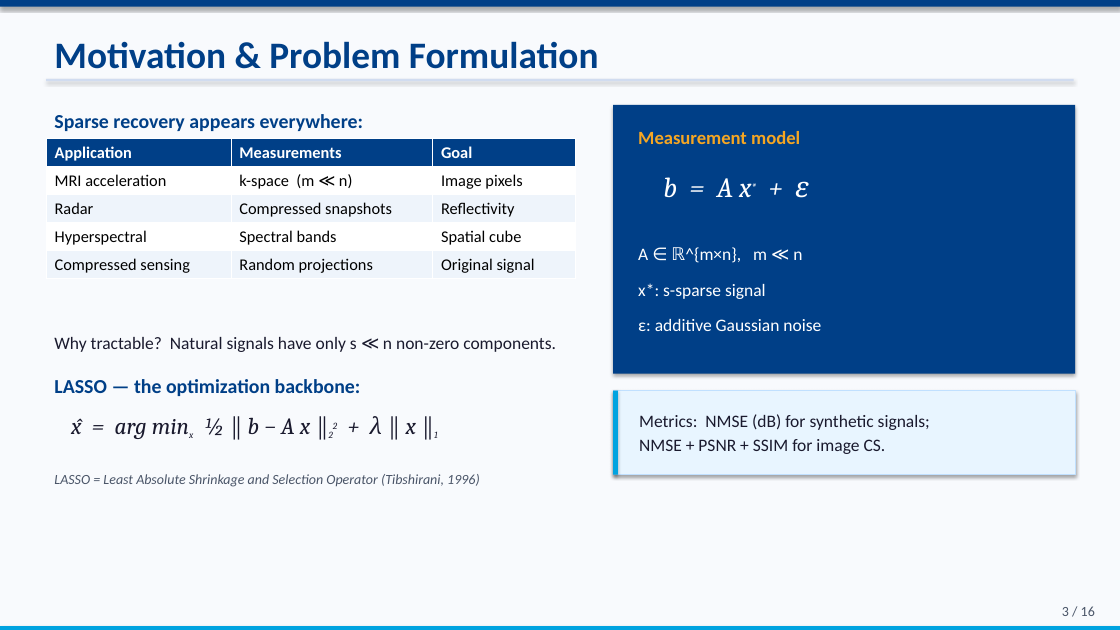
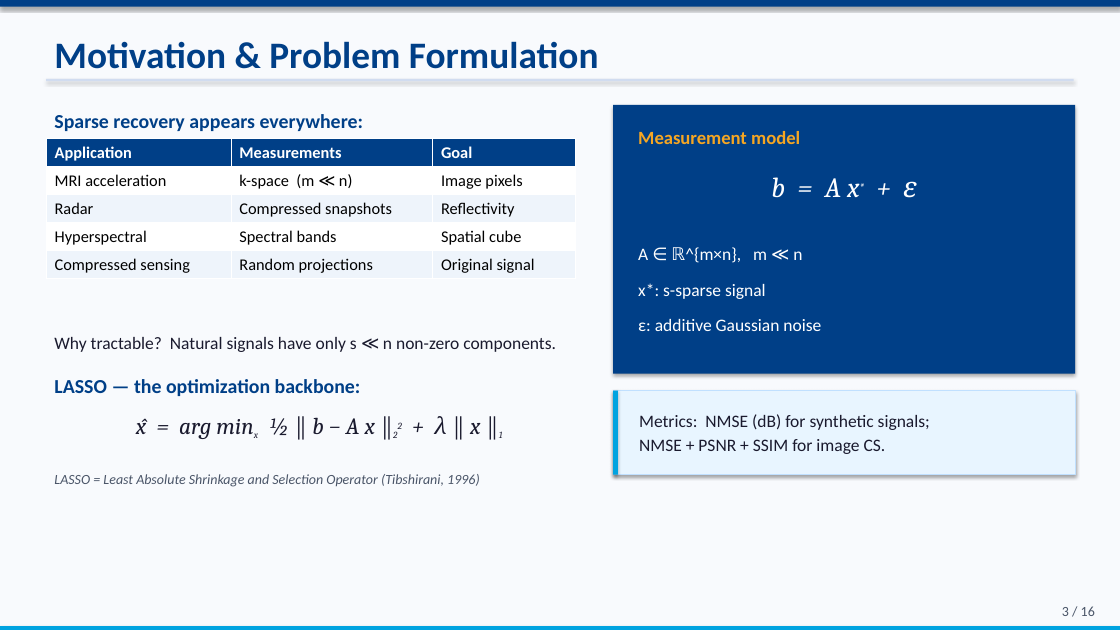
Before and after one commit to ThEpiCake/hyperlista-mbdl, a slide deck: slide 3 of submission/MBDL_Seminar_Presentation.pptx. Drawn at 1120x630 pixels with LibreOffice and Linux fonts; fonts in the diff are those of the drawing. Boxes give left, top, right and bottom in pixels: in the first picture for what was removed or moved away, otherwise in the second. Text is boxed around its words. In the diff, an @@ line names an element or a change of style, - is before the commit and + after.

```diff
--- a/submission/MBDL_Seminar_Presentation.pptx
+++ b/submission/MBDL_Seminar_Presentation.pptx
@@ text "b = A x* + ..." at <box>771,177,917,198</box>: alignment left to centre @@
@@ text "b = A x* + ...": place and size @@
-text "b = A x* + ..." at <box>663,177,809,198</box>
+text "b = A x* + ..." at <box>771,177,917,198</box>
@@ text "x̂ = arg minx ½ ...": place and size @@
-text "x̂ = arg minx ½ ..." at <box>71,416,438,439</box>
+text "x̂ = arg minx ½ ..." at <box>136,416,503,439</box>
@@ text "x̂ = arg minx ½ ..." at <box>136,416,503,439</box>: alignment left to centre @@
```
Also in this commit, not shown: 5 other slides changed, 1 other file.
